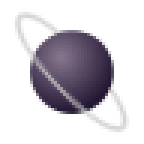
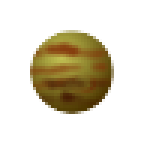
Two versions of the same layered image (144×144). Layer-by-layer changes:
hid "rings 02" over (12, 12, 129, 132)
added layer "texture 03" in group "Textures" over (30, 36, 114, 111)
added layer "planet 06" in group "Planets" over (30, 30, 114, 114)
hid "planet 04" over (30, 30, 114, 114)
